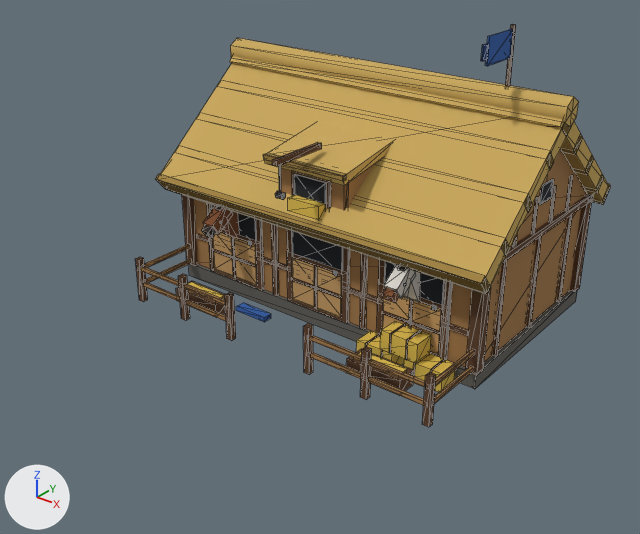
One commit to the glTF model ArcEngine/3D-models/3D-models-buildings/stable.glb: the scene before it, then after it.
Both versions are drawn from a 50 mm lens placed at (11.03, -16.04, 9.97), pointed at (0.39, -2.74, 1.73). The axes (+X, +Y, +Z) are drawn at lower left. The lights are the same throughout. The older version comes first. Mesh edges are drawn as thin lines. Vertices at exactly the same position are counted once.

Names of what the first picture shows: 'stable'.
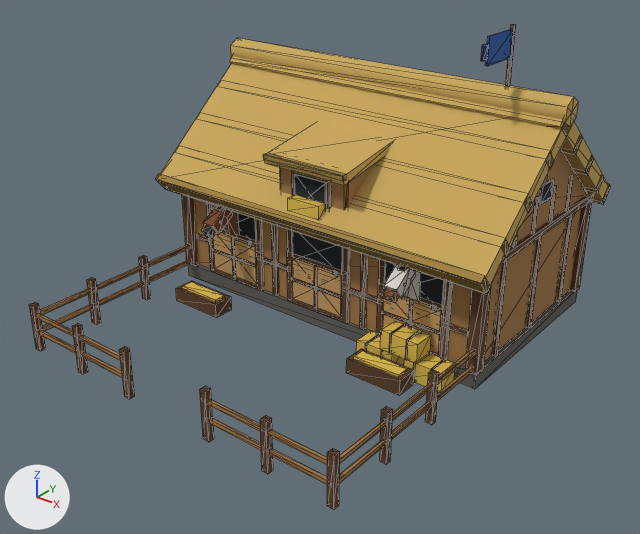
Pixel boxes [x1, y1, x2, y2] of what changed, in the pictures (640 x 534 px; the box of a moved part takes in the faces that stretch with it):
'stable', reshaped (22% wider, 21% taller): before [135, 24, 611, 427]; after [29, 24, 611, 510]
part 1 of me_stable, moved or reshaped: before [135, 257, 148, 302]; after [29, 302, 46, 351]
part 2 of me_stable, moved or reshaped: before [178, 274, 190, 320]; after [72, 323, 88, 374]
part 3 of me_stable, moved or reshaped: before [225, 292, 236, 341]; after [119, 346, 135, 399]
part 4 of me_stable, moved or reshaped: before [143, 282, 226, 321]; after [39, 330, 122, 378]
part 5 of me_stable, moved or reshaped: before [141, 267, 225, 305]; after [36, 313, 120, 360]
part 6 of me_stable, moved or reshaped: before [303, 324, 313, 375]; after [200, 386, 214, 442]
part 7 of me_stable, moved or reshaped: before [360, 347, 372, 400]; after [260, 415, 273, 474]
part 8 of me_stable, moved or reshaped: before [422, 372, 436, 427]; after [327, 448, 340, 510]
part 9 of me_stable, moved or reshaped: before [310, 352, 424, 405]; after [209, 417, 327, 485]
part 10 of me_stable, moved or reshaped: before [310, 335, 425, 387]; after [207, 399, 327, 465]
part 11 of me_stable, added: after [139, 255, 151, 300]
part 12 of me_stable, added: after [87, 277, 101, 324]
part 13 of me_stable, added (brown): after [425, 370, 439, 425]
part 14 of me_stable, added (brown): after [380, 406, 393, 464]
part 15 of me_stable, deleted: before [275, 191, 286, 200]
part 16 of me_stable, deleted (brown): before [272, 142, 322, 167]
part 17 of me_stable, deleted: before [236, 303, 271, 322]
part 18 of me_stable, deleted: before [279, 165, 281, 191]
part 19 of me_stable, moved or reshaped: before [144, 244, 475, 404]; after [40, 244, 475, 483]

Patch to the scene script:
```diff
--- a/ArcEngine/3D-models/3D-models-buildings/stable.glb.py
+++ b/ArcEngine/3D-models/3D-models-buildings/stable.glb.py
@@ me_stable @@
-me_stable.from_pydata(...)  # 1124 vertices, 1692 faces; spans x -4.4..4.4, y -4.11..2.88, z 0.0..6.69
+me_stable.from_pydata(...)  # 1118 vertices, 1680 faces; spans x -4.4..4.4, y -6.97..2.88, z 0.0..6.69
+# me_stable part 1: the loose piece of 8 vertices spanning x -4.07..-3.93, y -4.07..-3.93, z 0.0..1.1 is moved by (0.0, -2.9, 0.0)
+# me_stable part 2: the loose piece of 8 vertices spanning x -2.62..-2.48, y -4.07..-3.93, z 0.0..1.1 is moved by (0.0, -2.9, 0.0)
+# me_stable part 3: the loose piece of 8 vertices spanning x -1.17..-1.03, y -4.07..-3.93, z 0.0..1.1 is moved by (0.0, -2.9, 0.0)
+# me_stable part 4: the loose piece of 8 vertices spanning x -4.0..-1.1, y -4.03..-3.96, z 0.41..0.5 is moved by (0.0, -2.9, 0.0)
+# me_stable part 5: the loose piece of 8 vertices spanning x -4.0..-1.1, y -4.03..-3.96, z 0.81..0.89 is moved by (0.0, -2.9, 0.0)
+# me_stable part 6: the loose piece of 8 vertices spanning x 1.03..1.17, y -4.07..-3.93, z 0.0..1.1 is moved by (0.0, -2.9, 0.0)
+# me_stable part 7: the loose piece of 8 vertices spanning x 2.48..2.62, y -4.07..-3.93, z 0.0..1.1 is moved by (0.0, -2.9, 0.0)
+# me_stable part 8: the loose piece of 8 vertices spanning x 3.93..4.07, y -4.07..-3.93, z 0.0..1.1 is moved by (0.0, -2.9, 0.0)
+# me_stable part 9: the loose piece of 8 vertices spanning x 1.1..4.0, y -4.03..-3.96, z 0.41..0.5 is moved by (0.0, -2.9, 0.0)
+# me_stable part 10: the loose piece of 8 vertices spanning x 1.1..4.0, y -4.03..-3.96, z 0.81..0.89 is moved by (0.0, -2.9, 0.0)
+# me_stable part 11: a new loose piece, a box spanning x -4.07..-3.93, y -3.97..-3.83, z 0.0..1.1, in mat_stable (picture img_stable_palette)
+# me_stable part 12: a new loose piece, a box spanning x -4.07..-3.93, y -5.47..-5.33, z 0.0..1.1, in mat_stable (picture img_stable_palette)
+# me_stable part 13: a new loose piece, a box spanning x 3.93..4.07, y -3.97..-3.83, z 0.0..1.1, in mat_stable (picture img_stable_palette)
+# me_stable part 14: a new loose piece, a box spanning x 3.93..4.07, y -5.47..-5.33, z 0.0..1.1, in mat_stable (picture img_stable_palette)
+# me_stable part 15: the loose piece of 14 vertices spanning x -0.08..0.08, y -3.59..-3.45, z 3.42..3.58 is deleted
+# me_stable part 16: the loose piece of 8 vertices spanning x -0.06..0.06, y -3.67..-2.27, z 4.16..4.28 is deleted
+# me_stable part 17: the loose piece of 8 vertices spanning x -0.8..0.0, y -4.11..-3.89, z 0.85..0.95 is deleted
+# me_stable part 18: the loose piece of 8 vertices spanning x -0.01..0.01, y -3.54..-3.51, z 3.59..4.21 is deleted
+# me_stable part 19
+# 16 vertices are removed from x -4.03..4.03, y -4.0, z 0.41..0.89
+# 40 faces are deleted
+# 16 new vertices lie (0.0, -4.5, 0.0) away from vertices in x -4.03..4.03, y -2.4, z 0.41..0.89
+# 40 new faces join them
 me_stable.materials.append(mat_stable)
```
